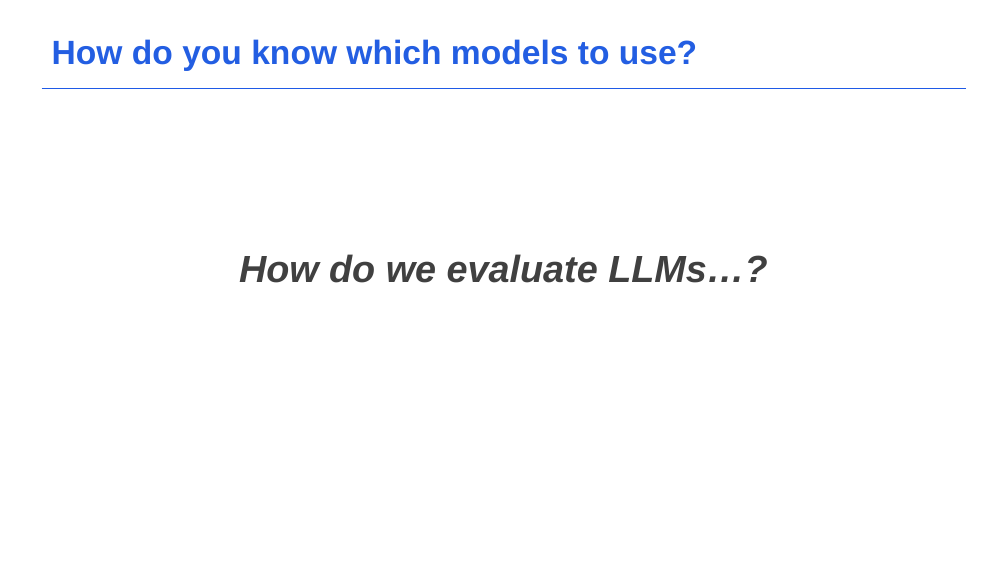
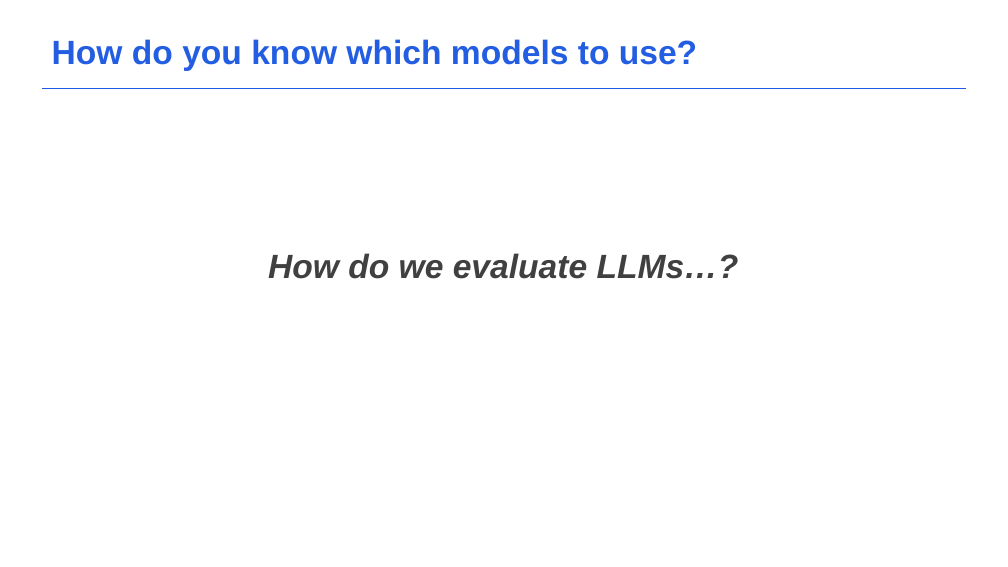
Before and after one commit to acceleratescience/large-language-models, a slide deck: slide 3 of Slides/4_SMLandQuantization.pptx. Drawn at 1008x567 pixels with LibreOffice and Linux fonts; fonts in the diff are those of the drawing; background and template pictures are left out. Boxes give left, top, right and bottom in pixels: in the first picture for what was removed or moved away, otherwise in the second. Text is boxed around its words. In the diff, an @@ line names an element or a change of style, - is before the commit and + after.

```diff
--- a/Slides/4_SMLandQuantization.pptx
+++ b/Slides/4_SMLandQuantization.pptx
@@ text "How do we evaluate LLMs…?" at [268,253,739,279]: size 36 to 32 pt @@
```
Also in this commit, not shown: 1 other slide changed, 6 other files.
